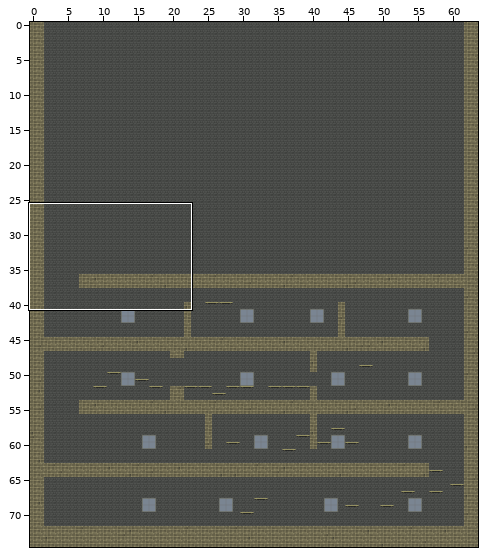
Two states of a Tiled map, Tiled/Maps/2_Animal_pound/level_2_story.tmx. The first picture is a wide view before the edit; the outline marks the close-up.
Close-up. Earlier state:
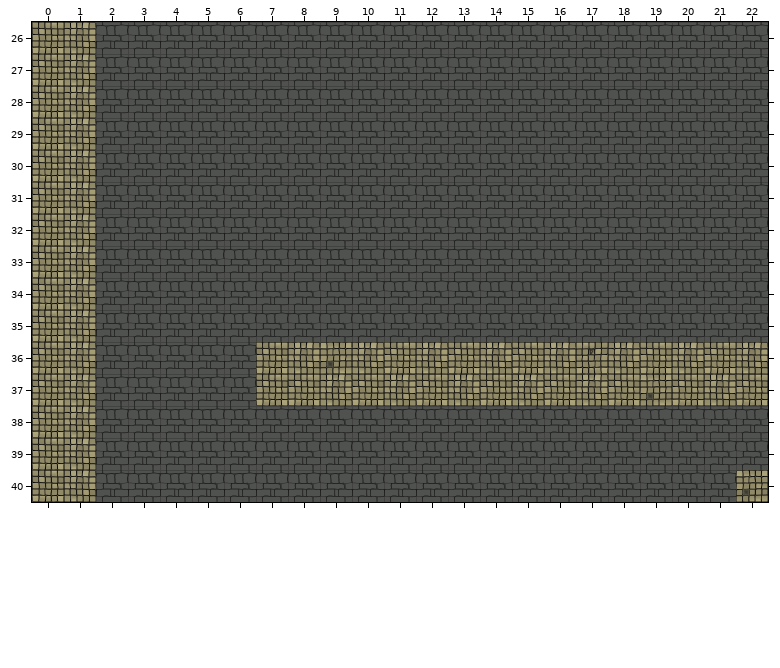
Cells are 128x128 px. Shown: x 0..22, y 26..40.
Once edited:
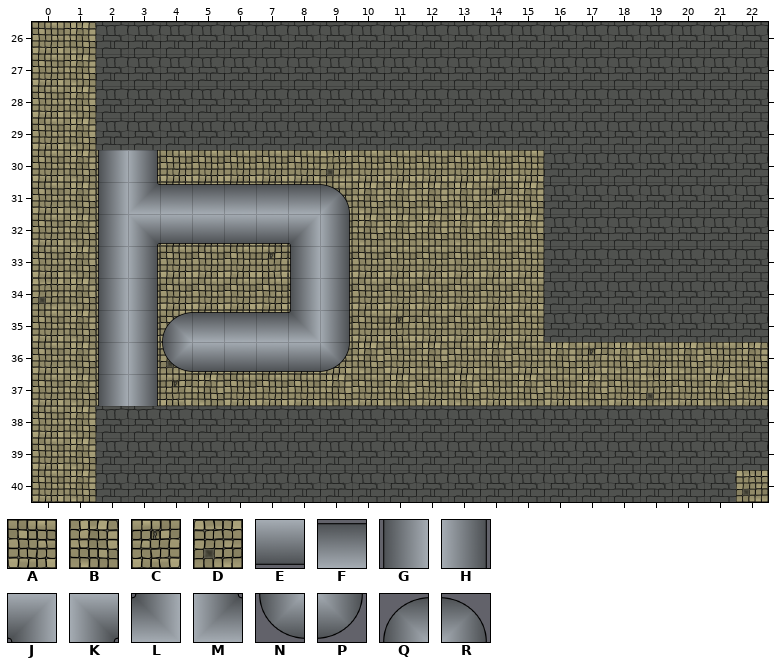
Key: from "tileset_animal_pound": A 21 "ground3", B 22 "ground3_B", C 24 "ground3_C", D 25 "ground3_D", E 33 "pipe_hb", F 36 "pipe_ht", G 37 "pipe_vl", H 38 "pipe_vr", J 39 "pipe_corner_bl", K 40 "pipe_corner_br", L 41 "pipe_corner_tl", M 42 "pipe_corner_tr", N 43 "pipe_round_bl", P 44 "pipe_round_br", Q 45 "pipe_round_tl", R 46 "pipe_round_tr".
_ is an empty cell.
Tiles of an added or newly shown layer are drawn over the layers below it.
Message: ventilation pipes tiles designed
From old to new:
Layer "BackgroundWall" (added):
The author put tile A in row 30 at x 2 to 3; in rows 31 to 32 at x 2 to 9; in rows 33 to 34 at x 2 to 3 and 8 to 9; in row 35 at x 2 to 9; in row 36 at x 2 to 3 and 5 to 9; in row 37 at x 2 to 3.
The author put tile D in row 36 at x 4.
Layer "Platform":
The author put tile A in row 30 at x 4 to 8 and 10 to 15; in row 33 at x 4 to 6 and 10 to 15; in row 34 at x 4 to 7 and 10 to 15; in row 35 at x 10 and 12 to 15; in row 37 at x 6.
The author put tile B in row 31 at x 10 to 13 and 15; in row 32 at x 10 to 15; in row 37 at x 5.
The author put tile C in row 31 at x 14; in row 33 at x 7; in row 35 at x 11; in row 37 at x 4.
Tile A becomes tile D in row 34 at x 0.
The author put tile D in row 30 at x 9.
Tile A becomes tile E in row 36 at x 7.
Tile B becomes tile E in row 36 at x 8.
The author put tile E in row 32 at x 4 to 7; in row 36 at x 5 to 6.
The author put tile F in row 31 at x 4 to 8; in row 35 at x 5 to 7.
The author put tile G in rows 30 to 32 at x 2; in rows 33 to 34 at x 2 and 8; in rows 35 to 37 at x 2.
The author put tile H in row 30 at x 3; in row 32 at x 9; in rows 33 to 35 at x 3 and 9; in rows 36 to 37 at x 3.
The author put tile J in row 32 at x 8.
The author put tile K in row 32 at x 3.
The author put tile L in row 35 at x 8.
The author put tile M in row 31 at x 3.
The author put tile N in row 36 at x 4.
Tile D becomes tile P in row 36 at x 9.
The author put tile Q in row 35 at x 4.
The author put tile R in row 31 at x 9.
Pixel boxes of the changes (left, top, right, bottom) in both close-ups:
changed: (96, 150, 544, 406)
changed: (32, 278, 64, 310)
